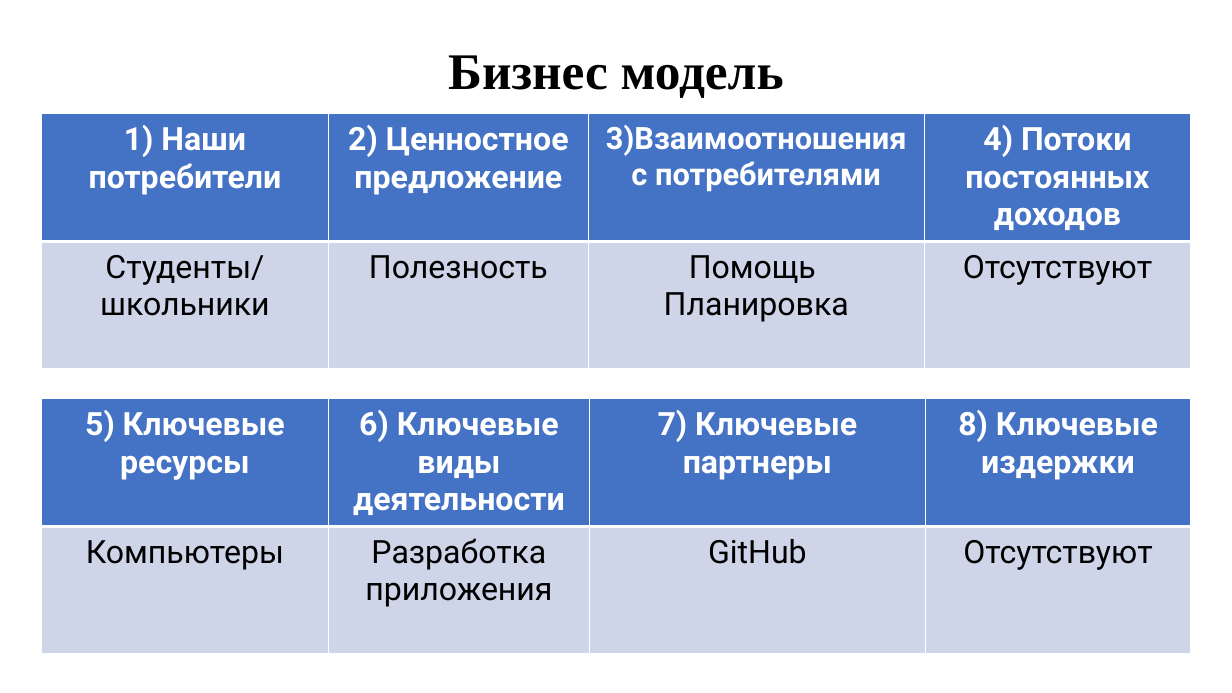
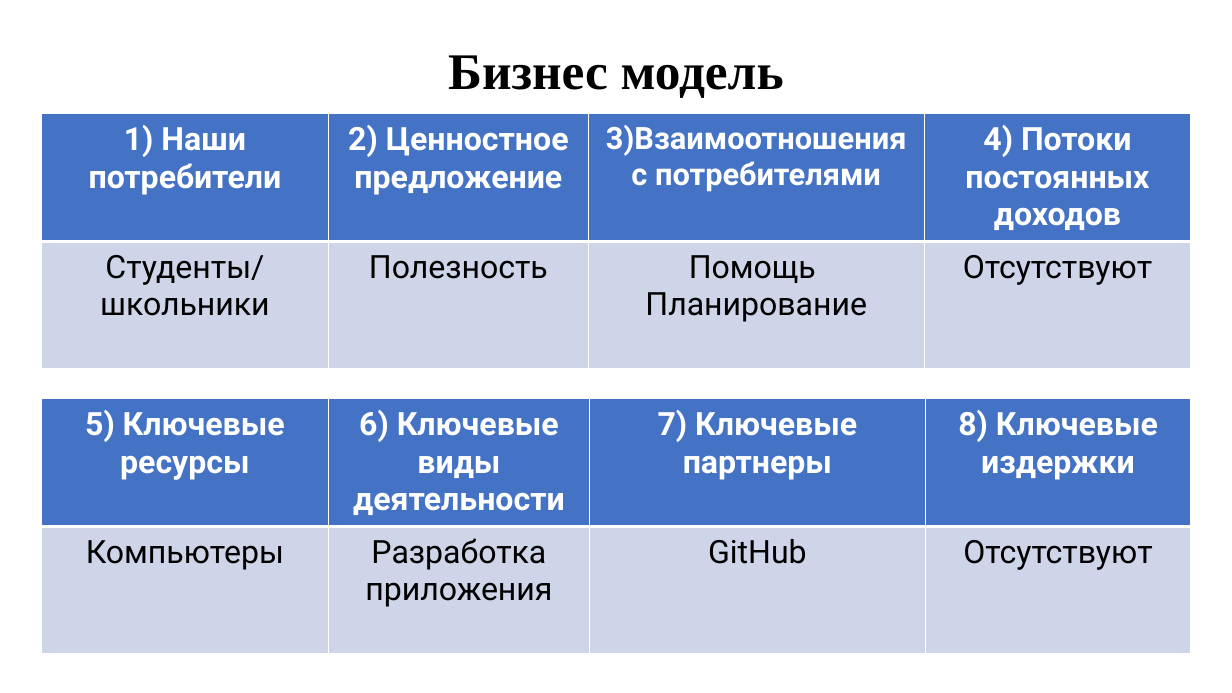
Before and after one commit to DronSyperlol/VirtualCurator, a slide deck: slide 13 of Docs/Куратор - виртуальный куратор.pptx. Drawn at 1232x693 pixels with LibreOffice and Linux fonts; fonts in the diff are those of the drawing. Boxes give left, top, right and bottom in pixels: in the first picture for what was removed or moved away, otherwise in the second. Text is boxed around its words. In the diff, an @@ line names an element or a change of style, - is before the commit and + after.

Commit message:
fix(docs): грамматика

```diff
--- a/Docs/Куратор - виртуальный куратор.pptx
+++ b/Docs/Куратор - виртуальный куратор.pptx
@@ table at <box>42,114,1191,374</box> @@
-row 2, column 3: Помощь / Планировка
+row 2, column 3: Помощь / Планирование
```
